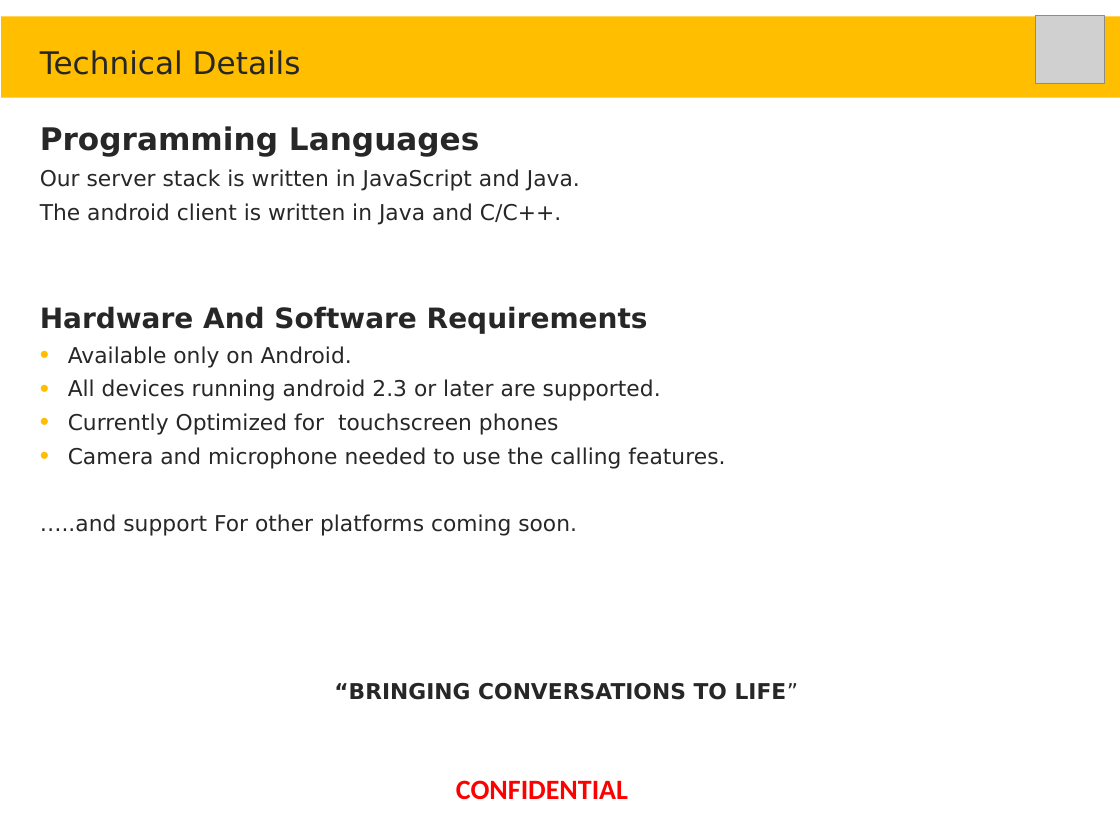
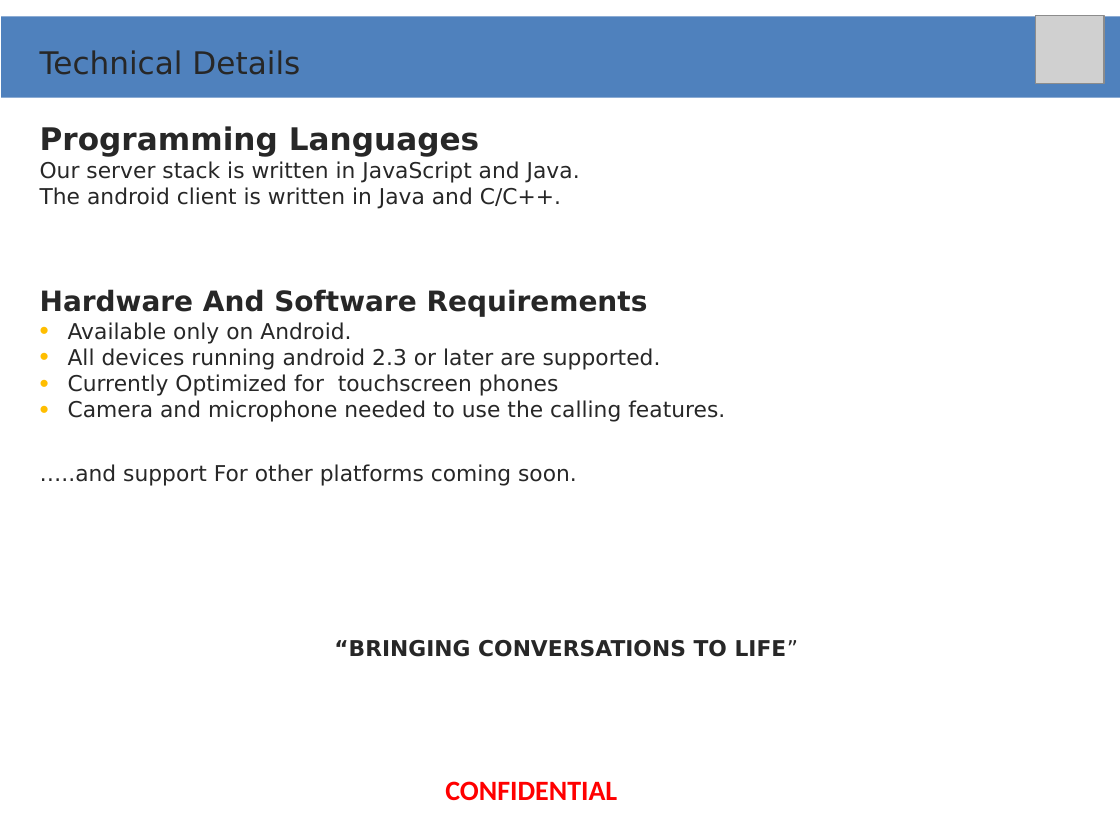
Before and after one commit to yaaminu/yennkasa-android, a slide deck: slide 9 of app-challenge presentation.pptx. Drawn at 1120x840 pixels with LibreOffice and Linux fonts; fonts in the diff are those of the drawing; grey boxes stand for pictures; background and template pictures are left out. Boxes give left, top, right and bottom in pixels: in the first picture for what was removed or moved away, otherwise in the second. Text is boxed around its words. In the diff, an @@ line names an element or a change of style, - is before the commit and + after.

```diff
--- a/app-challenge presentation.pptx
+++ b/app-challenge presentation.pptx
@@ rectangle at [1, 17, 1120, 99]: fill #FFBE00 to #4F81BD @@
@@ text "Programming Languages" at [40, 126, 799, 657]: less space between paragraphs @@
@@ text "CONFIDENTIAL": place and size @@
-text "CONFIDENTIAL" at [456, 780, 628, 799]
+text "CONFIDENTIAL" at [445, 781, 617, 800]
```
Also in this commit, not shown: 12 other slides changed, 16 other files.
